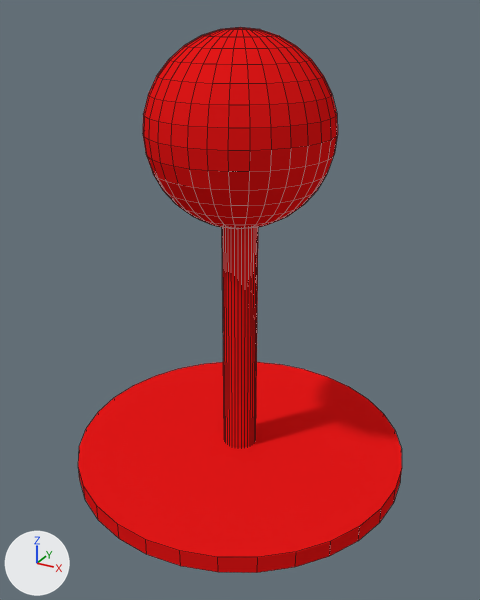
Renders of the Blender file eduMorse/games/objects/target.blend from each side of a commit.
One viewpoint serves both versions: a 50 mm camera at (1.69, -3.07, 2.59) aimed at (0.03, -0.06, 1.08). The lights are fixed; the arrows at lower left show +X, +Y and +Z. Mesh edges are drawn as thin lines.
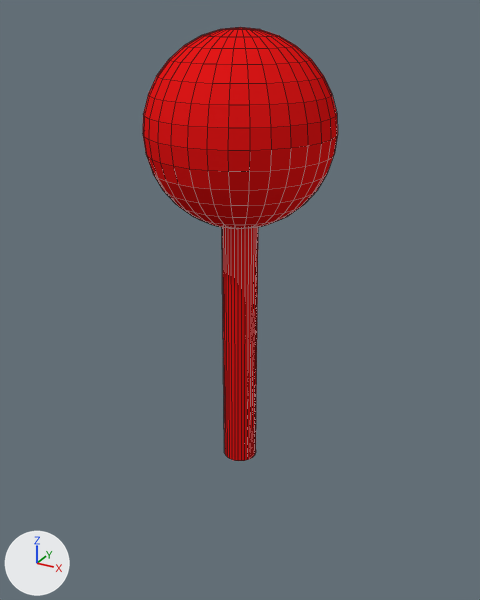
Commit message: deleted base

Where the newer file only moved an object's origin or applied its transform, the numbers keep the older frame.

What differs and where, as boxes (x1, y1, x2, y2) in the pictures (480 x 600 px):
'Sphere', reshaped (40% narrower, 20% shorter): before (78, 27, 402, 573); after (143, 27, 338, 461)
part 1 of me_sphere, deleted (red): before (78, 362, 402, 573)

Diff of the bpy script that builds the scene:
```diff
--- a/eduMorse/games/objects/target.blend.py
+++ b/eduMorse/games/objects/target.blend.py
@@ me_sphere @@
 me_sphere.from_pydata(...)  # 610 vertices, 580 faces; spans x -2.0..2.0, y -2.0..2.0, z -4.0..1.0
 # used by ob_sphere; location = (0.0, 0.0, 2.0); scale = (0.5, 0.5, 0.5)
+# me_sphere part 1: the loose piece of 64 vertices spanning x -2.0..2.0, y -2.0..2.0, z -4.0..-3.8 is deleted
 me_sphere.materials.append(mat_material)
```
